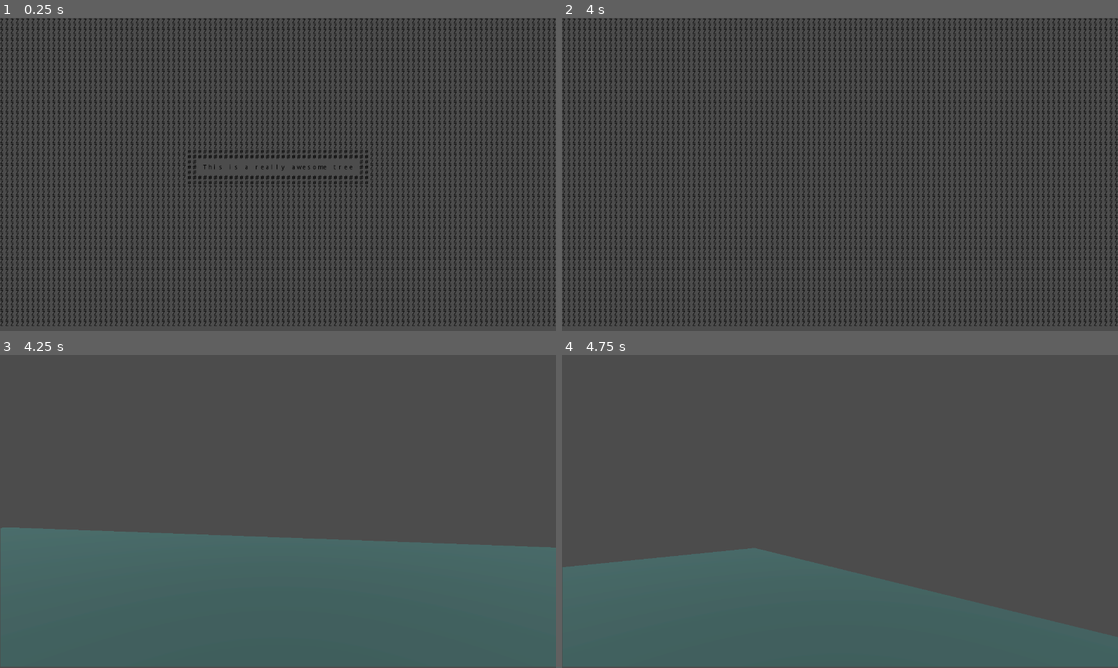
Above: before the commit, frames 1-4 (two rows, left to right).
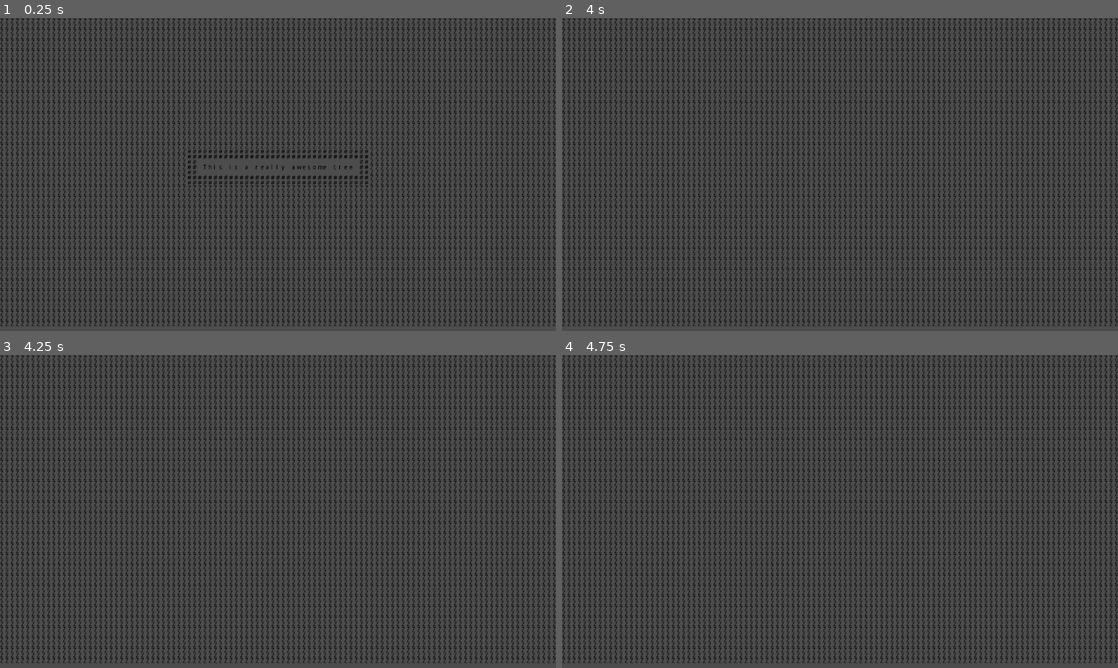
Above: after the commit, the same moments.

Repository: chillen/GGJ-2021
Game: Godot game, scene res://Main.tscn
The game is run twice, just before and just after one commit, with the same random seed, the same clock (stepped at 60 frames per second) and the same inputs.
Inputs (mouse positions are in pixels of both pictures, inside the frame that each line leads up to):
- Up to frame 1 (0.25 s): no input
- Up to frame 2 (4 s): move the mouse to (867, 174) at 0.52 s; hold S (move_bwd) 0.53-1.28 s; hold W (move_fwd) from 0.53 s (still down); tap Enter at 1.25, 2.75 s; move the mouse to (812, 174) at 1.27 s; right-click (812, 174) at 1.35 s; tap Space at 2, 3.5 s; move the mouse to (851, 168) at 2.02 s; hold A (move_lft) 2.03-2.78 s; move the mouse to (834, 180) at 2.77 s; tap D (move_rgt) at 2.85 s; move the mouse to (878, 177) at 3.52 s; hold S (move_bwd) from 3.53 s (still down)
- Up to frame 3 (4.25 s): keep holding W (move_fwd); keep holding S (move_bwd); tap F1 (f1, bound only before the commit) at 4.15 s
- Up to frame 4 (4.75 s): keep holding W (move_fwd); move the mouse to (795, 508) at 4.27 s; release S (move_bwd) at 4.28 s; right-click (795, 508) at 4.35 s

Frames 1-2 are identical in both runs. In frame 3, 35% of the frame differs, in the area x 0-100%, y 0-99%; in frame 4, 28%.

Commit message:
Allow for text input

Diff:
--- a/first-person-ascii-art-demo/project.godot
+++ b/first-person-ascii-art-demo/project.godot
@@ -61,21 +61,6 @@
 "events": [ Object(InputEventKey,"resource_local_to_scene":false,"resource_name":"","device":0,"alt":false,"shift":false,"control":false,"meta":false,"command":false,"pressed":false,"scancode":16777236,"unicode":0,"echo":false,"script":null)
  ]
 }
-f1={
-"deadzone": 0.5,
-"events": [ Object(InputEventKey,"resource_local_to_scene":false,"resource_name":"","device":0,"alt":false,"shift":false,"control":false,"meta":false,"command":false,"pressed":false,"scancode":16777244,"unicode":0,"echo":false,"script":null)
- ]
-}
-f2={
-"deadzone": 0.5,
-"events": [ Object(InputEventKey,"resource_local_to_scene":false,"resource_name":"","device":0,"alt":false,"shift":false,"control":false,"meta":false,"command":false,"pressed":false,"scancode":16777245,"unicode":0,"echo":false,"script":null)
- ]
-}
-f3={
-"deadzone": 0.5,
-"events": [ Object(InputEventKey,"resource_local_to_scene":false,"resource_name":"","device":0,"alt":false,"shift":false,"control":false,"meta":false,"command":false,"pressed":false,"scancode":16777246,"unicode":0,"echo":false,"script":null)
- ]
-}
 
 [rendering]
 
